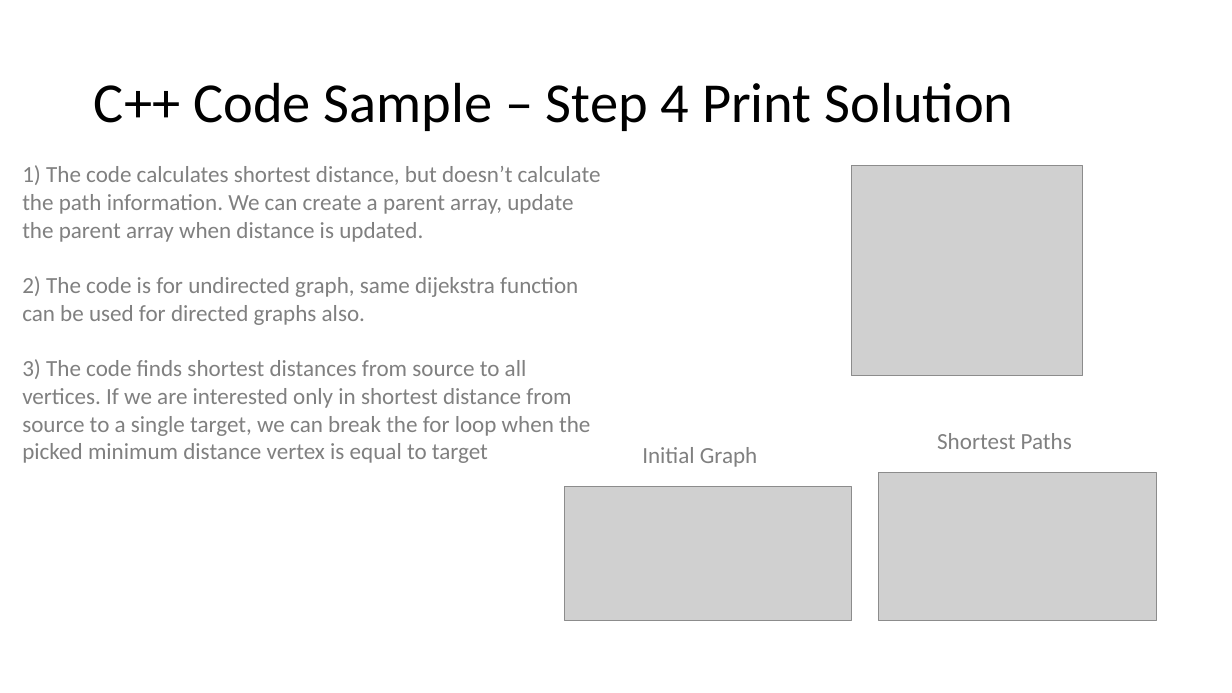
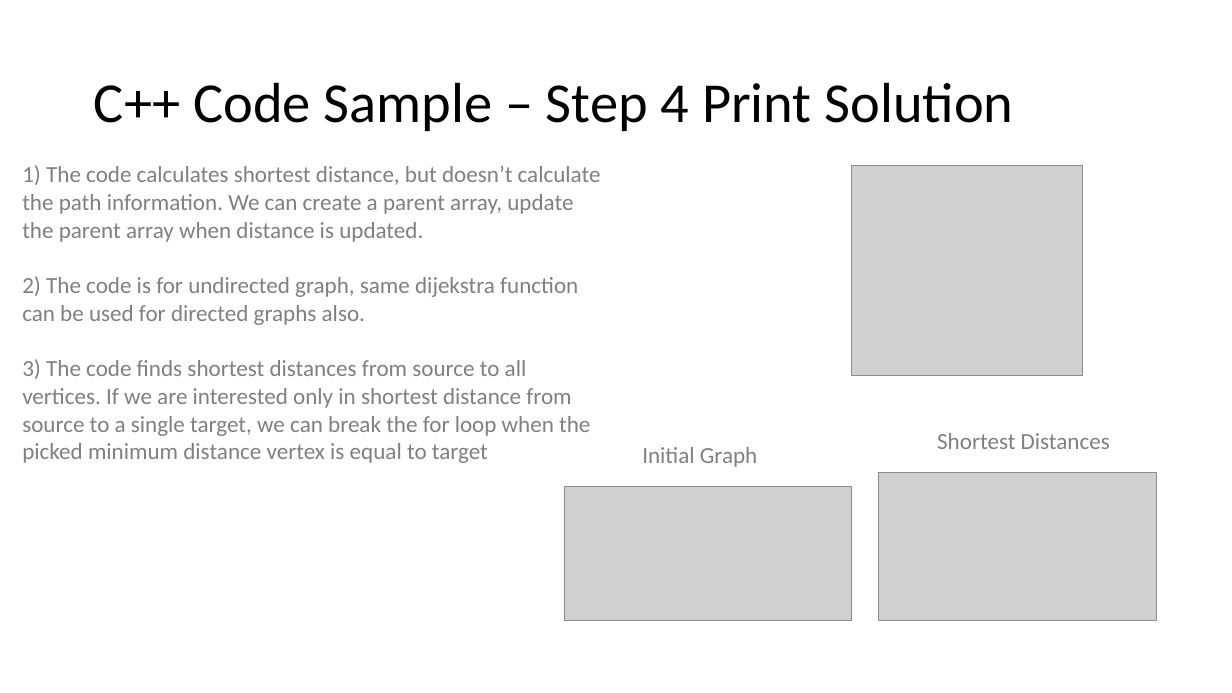
Before and after one commit to belavina/Assignment3_DSA, a slide deck: slide 22 of Assignment3_DSA_Belavina.pptx (slide 17 before the commit). Drawn at 1232x693 pixels with LibreOffice and Linux fonts; fonts in the diff are those of the drawing; grey boxes stand for pictures. Boxes give left, top, right and bottom in pixels: in the first picture for what was removed or moved away, otherwise in the second. Text is boxed around its words. In the diff, an @@ line names an element or a change of style, - is before the commit and + after.

```diff
--- a/Assignment3_DSA_Belavina.pptx
+++ b/Assignment3_DSA_Belavina.pptx
@@ text at [937, 433, 1110, 449]: text changed @@
-Shortest Paths
+Shortest Distances
```
Also in this commit, not shown: 5 slides added.
